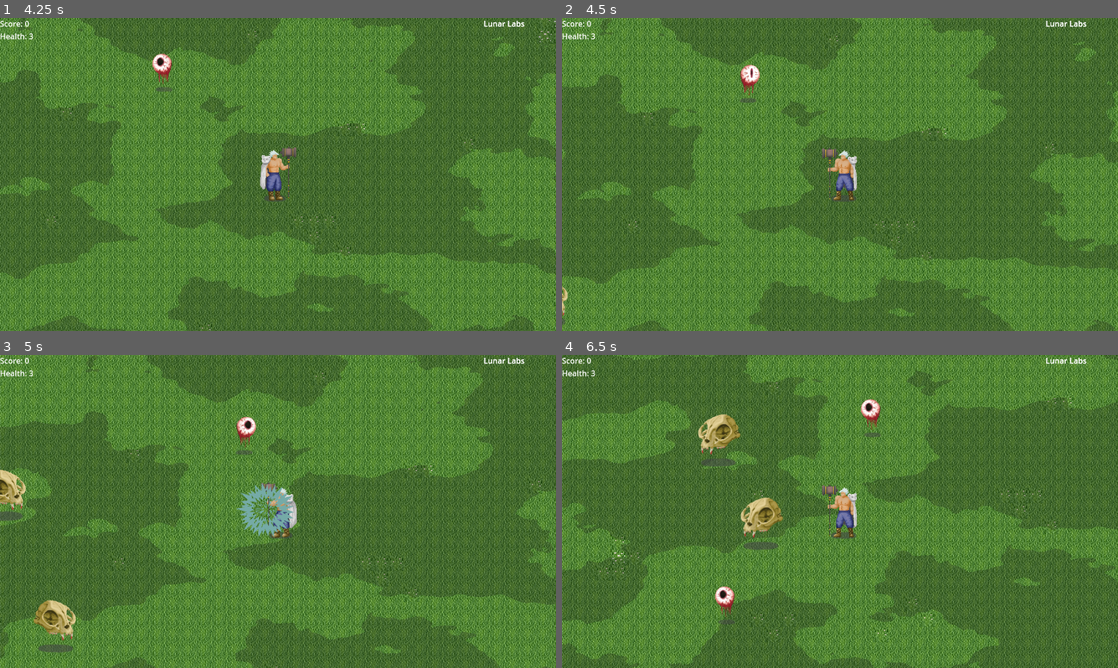
Above: before the commit, frames 1-4 (two rows, left to right).
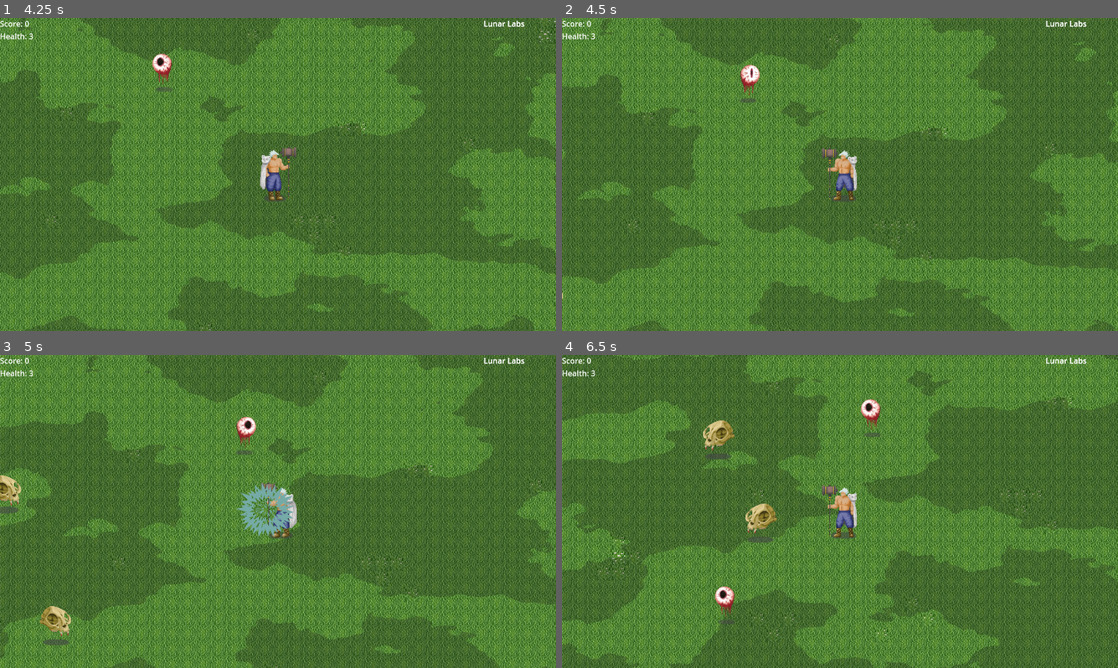
Above: after the commit, the same moments.

Repository: chii-vu/Grimlite
Game: Godot game, scene res://StartMenu.tscn
The game is run twice, just before and just after one commit, with the same random seed, the same clock (stepped at 60 frames per second) and the same inputs.
Inputs:
- Up to frame 1 (4.25 s): click "Start" at 0.5 s; tap Enter at 1.25 s; hold Right (ui_right) 1.28-2.03 s; hold Space (Shoot) 1.28-2.03 s; hold Down (ui_down) 2.03-2.78 s; tap Space (Shoot) at 2.1, 3.6 s; hold Right (ui_right) 2.78-3.53 s; hold Space (Shoot) 2.78-3.53 s; hold Up (ui_up) from 3.53 s (still down)
- Up to frame 2 (4.5 s): release Up (ui_up) at 4.28 s; hold Left (ui_left) from 4.28 s (still down); hold Space (Shoot) from 4.28 s (still down)
- Up to frame 3 (5 s): keep holding Left (ui_left); keep holding Space (Shoot)
- Up to frame 4 (6.5 s): release Space (Shoot) at 5.03 s; tap Space (Shoot) at 5.1 s; release Left (ui_left) at 5.78 s; hold Down (ui_down) from 5.78 s (still down); hold Space (Shoot) from 5.78 s (still down)

Frame 1 is identical in both runs. In frame 2, less than 0.1% of the frame differs, in the area x 0-1%, y 85-98%; in frame 3, 1.1%; in frame 4, 1.3%, in the area x 24-40%, y 18-63%.

Commit message:
make cat enemy smaller

Diff:
--- a/mvc/model/Player.tscn
+++ b/mvc/model/Player.tscn
@@ -99,6 +99,21 @@
 "walk_right": SubResource("Animation_ie8q7")
 }
 
+[sub_resource type="Animation" id="Animation_mhupb"]
+length = 0.001
+tracks/0/type = "value"
+tracks/0/imported = false
+tracks/0/enabled = true
+tracks/0/path = NodePath(".:frame")
+tracks/0/interp = 1
+tracks/0/loop_wrap = true
+tracks/0/keys = {
+"times": PackedFloat32Array(0),
+"transitions": PackedFloat32Array(1),
+"update": 1,
+"values": [0]
+}
+
 [sub_resource type="Animation" id="Animation_olwsd"]
 resource_name = "character_death"
 length = 1.15
@@ -114,21 +129,6 @@
 "transitions": PackedFloat32Array(1, 1, 1, 1, 1, 1, 1, 1, 1, 1, 1, 1, 1, 1, 1, 1),
 "update": 1,
 "values": [0, 0, 1, 1, 2, 2, 3, 3, 4, 4, 5, 5, 6, 6, 7, 7]
-}
-
-[sub_resource type="Animation" id="Animation_mhupb"]
-length = 0.001
-tracks/0/type = "value"
-tracks/0/imported = false
-tracks/0/enabled = true
-tracks/0/path = NodePath(".:frame")
-tracks/0/interp = 1
-tracks/0/loop_wrap = true
-tracks/0/keys = {
-"times": PackedFloat32Array(0),
-"transitions": PackedFloat32Array(1),
-"update": 1,
-"values": [0]
 }
 
 [sub_resource type="AnimationLibrary" id="AnimationLibrary_56s3r"]
--- a/mvc/model/enemy/cat.tscn
+++ b/mvc/model/enemy/cat.tscn
@@ -1,13 +1,12 @@
-[gd_scene load_steps=12 format=3 uid="uid://dcvcpre2h4u7l"]
+[gd_scene load_steps=11 format=3 uid="uid://dcvcpre2h4u7l"]
 
 [ext_resource type="Script" path="res://mvc/model/enemy/cat.gd" id="1_el6al"]
-[ext_resource type="Script" path="res://mvc/model/enemy/Cat_collision_shape_2d.gd" id="2_0dhih"]
 [ext_resource type="Texture2D" uid="uid://bgitsntrf4hfy" path="res://assets/cat_enemy_sprites.png" id="3_k0p1p"]
 [ext_resource type="Script" path="res://mvc/views/enemy/CatView.gd" id="3_rillp"]
 
 [sub_resource type="CapsuleShape2D" id="CapsuleShape2D_orvma"]
 radius = 35.3394
-height = 92.0
+height = 92.9018
 
 [sub_resource type="Animation" id="Animation_0sfvn"]
 length = 0.001
@@ -46,6 +45,82 @@
 "transitions": PackedFloat32Array(1),
 "update": 0,
 "values": [-1.12225]
+}
+
+[sub_resource type="Animation" id="Animation_icq3w"]
+resource_name = "damage_left"
+length = 0.25
+step = 0.0
+tracks/0/type = "value"
+tracks/0/imported = false
+tracks/0/enabled = true
+tracks/0/path = NodePath(".:frame")
+tracks/0/interp = 1
+tracks/0/loop_wrap = true
+tracks/0/keys = {
+"times": PackedFloat32Array(0, 0.237604),
+"transitions": PackedFloat32Array(1, 1),
+"update": 1,
+"values": [9, 9]
+}
+
+[sub_resource type="Animation" id="Animation_c4dqe"]
+resource_name = "damage_right"
+length = 0.25
+step = 0.0
+tracks/0/type = "value"
+tracks/0/imported = false
+tracks/0/enabled = true
+tracks/0/path = NodePath(".:frame")
+tracks/0/interp = 1
+tracks/0/loop_wrap = true
+tracks/0/keys = {
+"times": PackedFloat32Array(0, 0.245198),
+"transitions": PackedFloat32Array(1, 1),
+"update": 1,
+"values": [4, 4]
+}
+
+[sub_resource type="Animation" id="Animation_vpvwa"]
+resource_name = "move_left"
+length = 1.5
+loop_mode = 1
+step = 0.0
+tracks/0/type = "value"
+tracks/0/imported = false
+tracks/0/enabled = true
+tracks/0/path = NodePath(".:frame")
+tracks/0/interp = 1
+tracks/0/loop_wrap = true
+tracks/0/keys = {
+"times": PackedFloat32Array(0, 0.21265, 0.25, 0.462188, 0.5, 0.707386, 0.75, 0.960179, 1, 1.21406, 1.25, 1.49368),
+"transitions": PackedFloat32Array(1, 1, 1, 1, 1, 1, 1, 1, 1, 1, 1, 1),
+"update": 1,
+"values": [5, 5, 6, 6, 7, 7, 8, 8, 7, 7, 6, 6]
+}
+tracks/1/type = "value"
+tracks/1/imported = false
+tracks/1/enabled = true
+tracks/1/path = NodePath("../../CollisionShape2D:position")
+tracks/1/interp = 1
+tracks/1/loop_wrap = true
+tracks/1/keys = {
+"times": PackedFloat32Array(0, 0.221329, 0.25, 0.467612, 0.5, 0.713895, 0.75, 0.960178, 1, 1.22281, 1.25, 1.4756),
+"transitions": PackedFloat32Array(1, 1, 1, 1, 1, 1, 1, 1, 1, 1, 1, 1),
+"update": 0,
+"values": [Vector2(4, -3), Vector2(4, -3), Vector2(4, -7), Vector2(4, -7), Vector2(4, -12), Vector2(4, -12), Vector2(4, -16), Vector2(4, -16), Vector2(4, -12), Vector2(4, -12), Vector2(4, -3.8), Vector2(4, -3.8)]
+}
+tracks/2/type = "value"
+tracks/2/imported = false
+tracks/2/enabled = true
+tracks/2/path = NodePath("../../CollisionShape2D:rotation")
+tracks/2/interp = 1
+tracks/2/loop_wrap = true
+tracks/2/keys = {
+"times": PackedFloat32Array(0),
+"transitions": PackedFloat32Array(1),
+"update": 0,
+"values": [1.06116]
 }
 
 [sub_resource type="Animation" id="Animation_c67q5"]
@@ -90,82 +165,6 @@
 "values": [-1.12225]
 }
 
-[sub_resource type="Animation" id="Animation_vpvwa"]
-resource_name = "move_left"
-length = 1.5
-loop_mode = 1
-step = 0.0
-tracks/0/type = "value"
-tracks/0/imported = false
-tracks/0/enabled = true
-tracks/0/path = NodePath(".:frame")
-tracks/0/interp = 1
-tracks/0/loop_wrap = true
-tracks/0/keys = {
-"times": PackedFloat32Array(0, 0.21265, 0.25, 0.462188, 0.5, 0.707386, 0.75, 0.960179, 1, 1.21406, 1.25, 1.49368),
-"transitions": PackedFloat32Array(1, 1, 1, 1, 1, 1, 1, 1, 1, 1, 1, 1),
-"update": 1,
-"values": [5, 5, 6, 6, 7, 7, 8, 8, 7, 7, 6, 6]
-}
-tracks/1/type = "value"
-tracks/1/imported = false
-tracks/1/enabled = true
-tracks/1/path = NodePath("../../CollisionShape2D:position")
-tracks/1/interp = 1
-tracks/1/loop_wrap = true
-tracks/1/keys = {
-"times": PackedFloat32Array(0, 0.221329, 0.25, 0.467612, 0.5, 0.713895, 0.75, 0.960178, 1, 1.22281, 1.25, 1.4756),
-"transitions": PackedFloat32Array(1, 1, 1, 1, 1, 1, 1, 1, 1, 1, 1, 1),
-"update": 0,
-"values": [Vector2(4, -3), Vector2(4, -3), Vector2(4, -7), Vector2(4, -7), Vector2(4, -12), Vector2(4, -12), Vector2(4, -16), Vector2(4, -16), Vector2(4, -12), Vector2(4, -12), Vector2(4, -3.8), Vector2(4, -3.8)]
-}
-tracks/2/type = "value"
-tracks/2/imported = false
-tracks/2/enabled = true
-tracks/2/path = NodePath("../../CollisionShape2D:rotation")
-tracks/2/interp = 1
-tracks/2/loop_wrap = true
-tracks/2/keys = {
-"times": PackedFloat32Array(0),
-"transitions": PackedFloat32Array(1),
-"update": 0,
-"values": [1.06116]
-}
-
-[sub_resource type="Animation" id="Animation_icq3w"]
-resource_name = "damage_left"
-length = 0.25
-step = 0.0
-tracks/0/type = "value"
-tracks/0/imported = false
-tracks/0/enabled = true
-tracks/0/path = NodePath(".:frame")
-tracks/0/interp = 1
-tracks/0/loop_wrap = true
-tracks/0/keys = {
-"times": PackedFloat32Array(0, 0.237604),
-"transitions": PackedFloat32Array(1, 1),
-"update": 1,
-"values": [9, 9]
-}
-
-[sub_resource type="Animation" id="Animation_c4dqe"]
-resource_name = "damage_right"
-length = 0.25
-step = 0.0
-tracks/0/type = "value"
-tracks/0/imported = false
-tracks/0/enabled = true
-tracks/0/path = NodePath(".:frame")
-tracks/0/interp = 1
-tracks/0/loop_wrap = true
-tracks/0/keys = {
-"times": PackedFloat32Array(0, 0.245198),
-"transitions": PackedFloat32Array(1, 1),
-"update": 1,
-"values": [4, 4]
-}
-
 [sub_resource type="AnimationLibrary" id="AnimationLibrary_tyqb5"]
 _data = {
 "RESET": SubResource("Animation_0sfvn"),
@@ -186,12 +185,12 @@
 position = Vector2(-5, -6)
 rotation = -1.12225
 shape = SubResource("CapsuleShape2D_orvma")
-script = ExtResource("2_0dhih")
 
 [node name="CatView" type="Node2D" parent="."]
 script = ExtResource("3_rillp")
 
 [node name="Sprite2D" type="Sprite2D" parent="CatView"]
+scale = Vector2(0.75, 0.75)
 texture = ExtResource("3_k0p1p")
 hframes = 5
 vframes = 2
